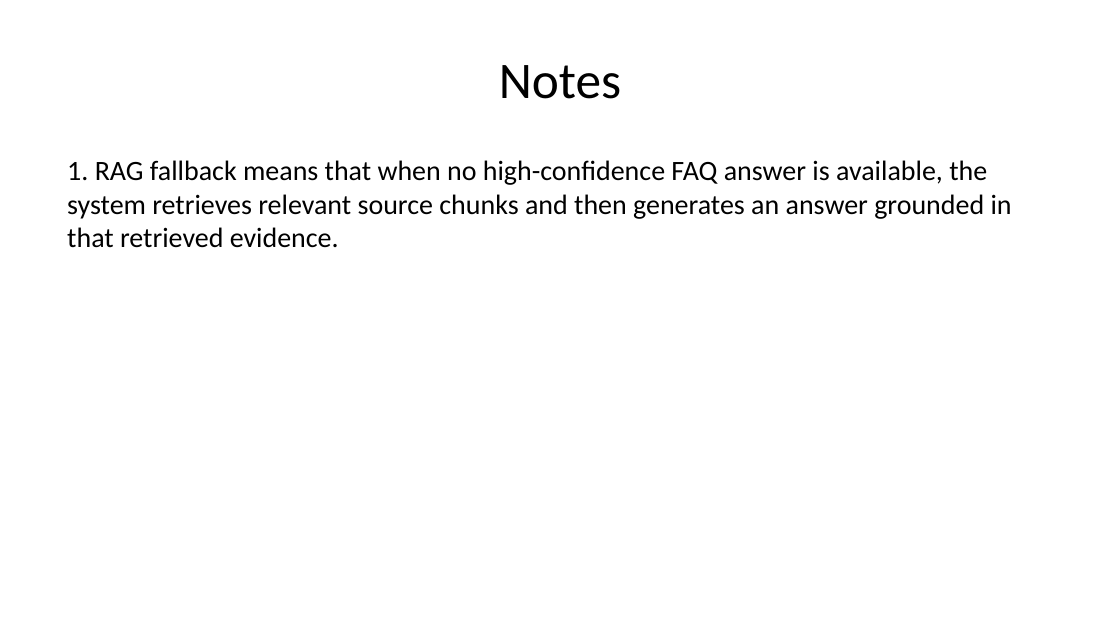
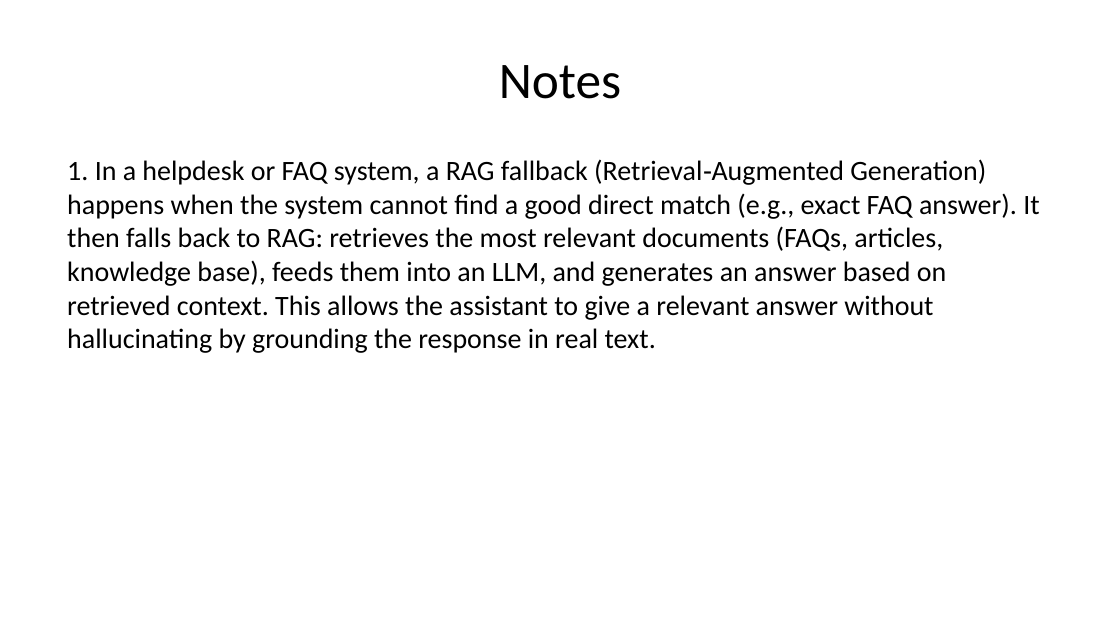
Before and after one commit to UM-KGPI/NapcoreHelpdesk, a slide deck: slide 19 of dist/napcore-helpdesk-presentation.pptx. Drawn at 1120x630 pixels with LibreOffice and Linux fonts; fonts in the diff are those of the drawing. Boxes give left, top, right and bottom in pixels: in the first picture for what was removed or moved away, otherwise in the second. Text is boxed around its words. In the diff, an @@ line names an element or a change of style, - is before the commit and + after.

```diff
--- a/dist/napcore-helpdesk-presentation.pptx
+++ b/dist/napcore-helpdesk-presentation.pptx
@@ text at box(67, 159, 1039, 353): text changed @@
-1. RAG fallback means that when no high-confidence FAQ answer is available, the system retrieves relevant source chunks and then generates an answer grounded in that retrieved evidence.
+1. In a helpdesk or FAQ system, a RAG fallback (Retrieval‑Augmented Generation) happens when the system cannot find a good direct match (e.g., exact FAQ answer). It then falls back to RAG: retrieves the most relevant documents (FAQs, articles, knowledge base), feeds them into an LLM, and generates an answer based on retrieved context. This allows the assistant to give a relevant answer without hallucinating by grounding the response in real text.
```
Also in this commit, not shown: 6 other files.
